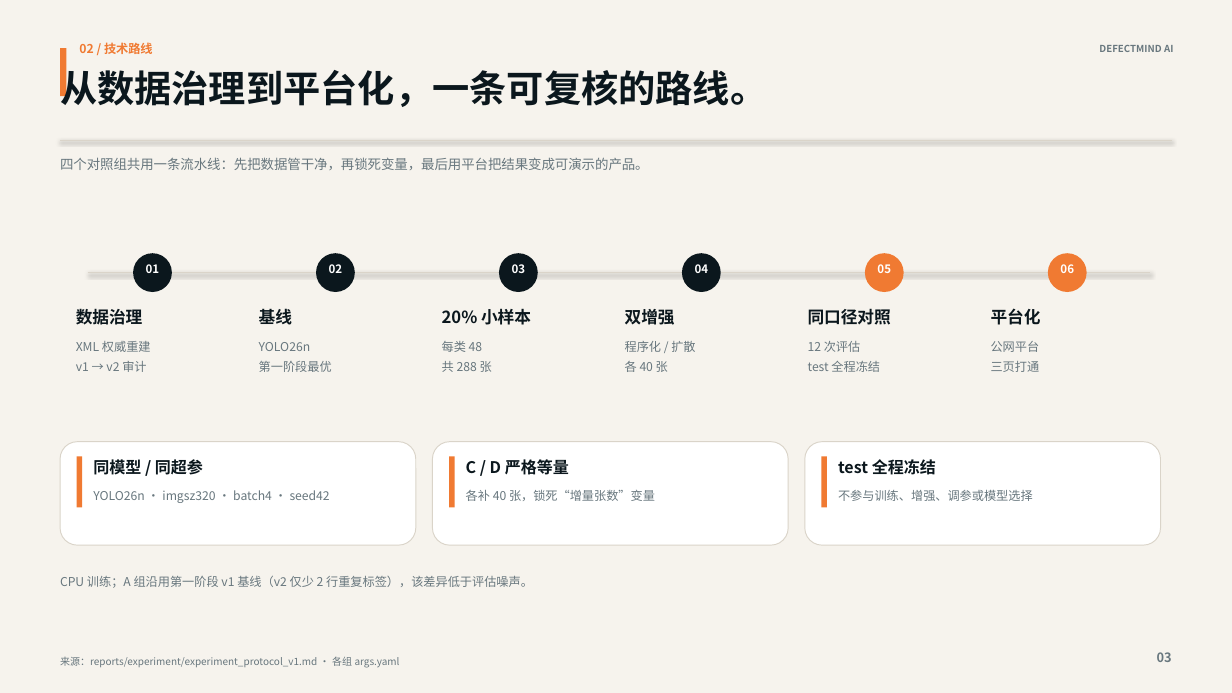
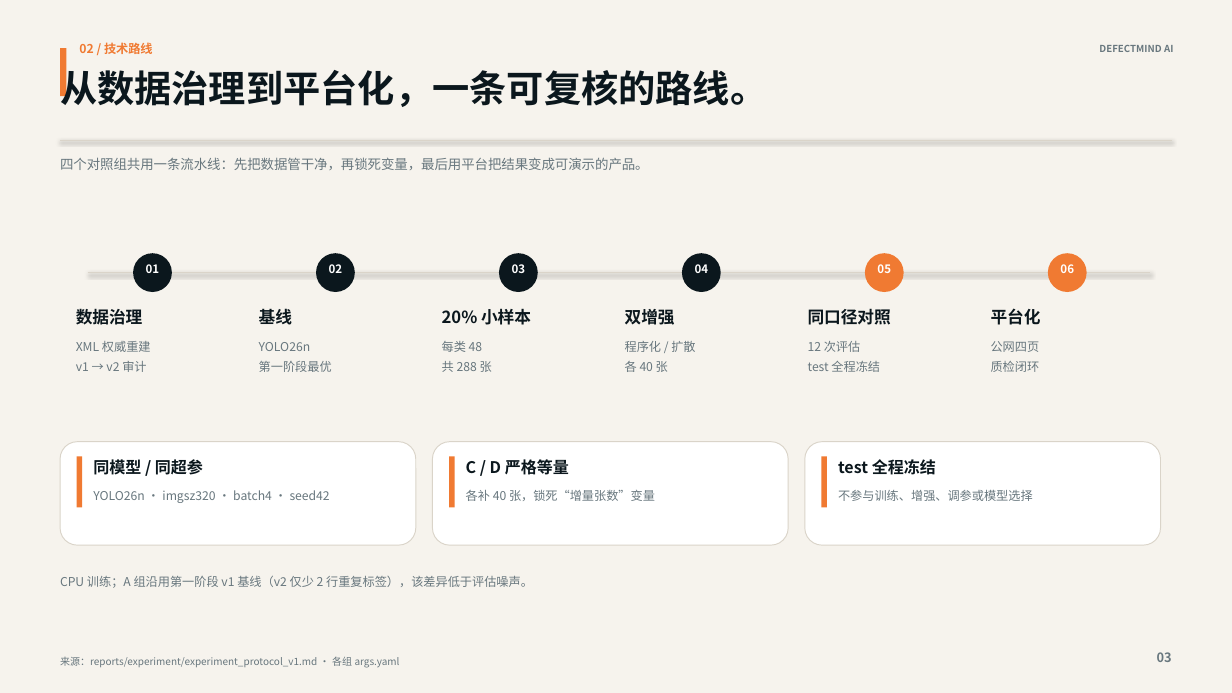
Before and after one commit to zzq10086/defectmind-ai-showcase, a slide deck: slide 3 of DefectMind_AI_答辩PPT.pptx. Drawn at 1232x693 pixels with LibreOffice and Linux fonts; fonts in the diff are those of the drawing. Boxes give left, top, right and bottom in pixels: in the first picture for what was removed or moved away, otherwise in the second. Text is boxed around its words. In the diff, an @@ line names an element or a change of style, - is before the commit and + after.

```diff
--- a/DefectMind_AI_答辩PPT.pptx
+++ b/DefectMind_AI_答辩PPT.pptx
@@ text at bbox=[991, 341, 1040, 372]: text changed @@
-公网平台
-三页打通
+公网四页
+质检闭环
```
Also in this commit, not shown: 5 other slides changed, 1 slide added, 1 slide removed, 8 other files.
